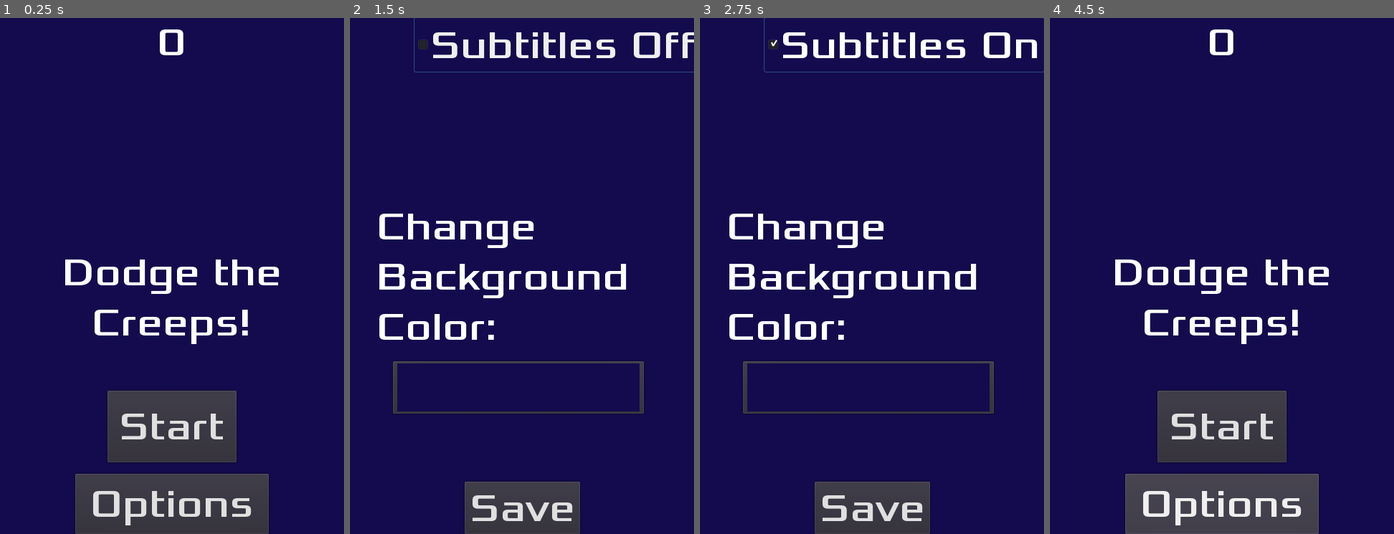
Above: before the commit, frames 1-4 (left to right).
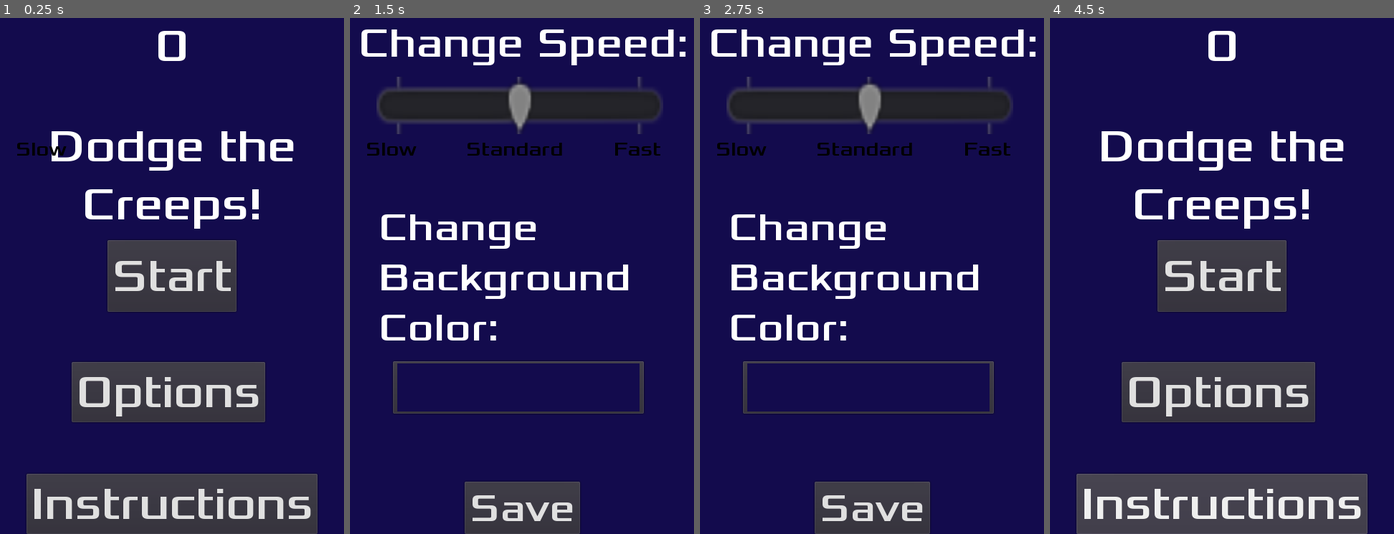
Above: after the commit, the same moments.

Repository: ekkennon/dodge-creeps-2
Game: Godot game, scene res://Main.tscn
Same seed, same stepped clock (60 frames per second), same inputs: the game is played once before the commit and once after it.
Inputs (mouse positions are in pixels of both pictures, inside the frame that each line leads up to):
- Up to frame 1 (0.25 s): no input
- Up to frame 2 (1.5 s): click "Options" at 0.5 s; click (552, 43) at 1.25 s, where only the run before the commit has a clickable "Subtitles On"
- Up to frame 3 (2.75 s): click (906, 43) at 2 s, where only the run before the commit has a clickable "Subtitles Off"
- Up to frame 4 (4.5 s): click (1091, 147) at 2.75 s, where only the run after the commit has a clickable "Slow"; click (1215, 147) at 3.5 s, where only the run after the commit has a clickable "Standard"; click "Save" at 4.25 s

The runs differ from the first frame. In frame 1, 23% of the frame differs, in the area x 5-93%, y 2-100%; in frame 2, 11%; in frame 3, 11%; in frame 4, 23%.

Commit message:
added options and laser
added TODO notes to come back to

Diff:
--- a/Enemy.gd
+++ b/Enemy.gd
@@ -1,5 +1,6 @@
 extends RigidBody2D
 
+# TODO: keep enemies still on the edge, fire 1 laser, then remove
 
 # Declare member variables here. Examples:
 # var a = 2
--- a/HUD.gd
+++ b/HUD.gd
@@ -1,4 +1,7 @@
 extends CanvasLayer
+
+# TODO: add health bar starting at 10 health
+# TODO: health decreases by 1 with each hit by enemy laser
 
 signal start_game
 signal show_options
@@ -8,14 +11,12 @@
 # var a = 2
 # var b = "text"
 var options = {}
-var subtitles_on
 
 # Called when the node enters the scene tree for the first time.
 func _ready():
 	$Options/BackPick.hide()
 	$Options/BackPickLabel.hide()
 	$Options/Save.hide()
-	$Options/SubtitlesOpt.hide()
 
 # Called every frame. 'delta' is the elapsed time since the previous frame.
 #func _process(delta):
@@ -28,8 +29,6 @@
 
 func show_game_over():
 	var end_msg = "Game Over"
-	if !subtitles_on == false:
-		end_msg = "[death sound]\nGame Over"
 
 	show_message(end_msg)
 	yield($MessageTimer, "timeout")  # wait until the MessageTimer has counted down
@@ -39,6 +38,7 @@
 	yield(get_tree().create_timer(1), "timeout")
 	$StartButton.show()
 	$OptionsBtn.show()
+	$InstructionsBtn.show()
 
 func update_score(score):
 	$ScoreLabel.text = str(score)
@@ -49,6 +49,7 @@
 func _on_StartButton_pressed():
 	$StartButton.hide()
 	$OptionsBtn.hide()
+	$InstructionsBtn.hide()
 	emit_signal("start_game")
 
 func _on_Options_pressed():
@@ -56,22 +57,39 @@
 	$OptionsBtn.hide()
 	$Message.hide()
 	$ScoreLabel.hide()
-	$Options/SubtitlesOpt.show()
+	$InstructionsBtn.hide()
 	$Options/BackPickLabel.show()
 	$Options/BackPick.show()
 	$Options/Save.show()
+	$Options/SpeedOpt.show()
+	$Options/SpeedLabel.show()
+	$Options/SpeedMid.show()
+	$Options/SpeedSlow.show()
+	$Options/SpeedFast.show()
 
 func opt_changed_color(color):
 	options["color"] = color
-
-func opt_changed_subtitles(sub_state):
-	subtitles_on = sub_state
 
 func return_to_game():
 	$Message.show()
 	$ScoreLabel.show()
 	$StartButton.show()
 	$OptionsBtn.show()
+	$InstructionsBtn.show()
 
-	if !options.empty():
+	if options.has("color"):
 		emit_signal("options_changed", options)
+	if options.has("speed"):
+		emit_signal("options_changed", options)
+
+func _on_InstructionsBtn_pressed():
+	$StartButton.hide()
+	$OptionsBtn.hide()
+	$Message.hide()
+	$ScoreLabel.hide()
+	$InstructionsBtn.hide()
+	$Instructions/RichTextLabel.show()
+	$Instructions/Return.show()
+
+func opt_changed_speed(speed):
+	options["speed"] = speed
--- a/HUD.tscn
+++ b/HUD.tscn
@@ -1,11 +1,12 @@
-[gd_scene load_steps=7 format=2]
+[gd_scene load_steps=8 format=2]
 
 [ext_resource path="res://dodge_assets/fonts/Xolonium-Regular.ttf" type="DynamicFontData" id=1]
 [ext_resource path="res://HUD.gd" type="Script" id=2]
 [ext_resource path="res://Options.tscn" type="PackedScene" id=3]
+[ext_resource path="res://Instructions.tscn" type="PackedScene" id=4]
 
 [sub_resource type="DynamicFont" id=1]
-size = 55
+size = 64
 font_data = ExtResource( 1 )
 
 [sub_resource type="InputEventAction" id=2]
@@ -31,8 +32,8 @@
 anchor_top = 0.5
 anchor_right = 1.0
 anchor_bottom = 0.5
-margin_top = -39.0
-margin_bottom = 39.0
+margin_top = -220.0
+margin_bottom = -61.0
 custom_fonts/font = SubResource( 1 )
 text = "Dodge the Creeps!"
 align = 1
@@ -43,13 +44,13 @@
 
 [node name="StartButton" type="Button" parent="."]
 anchor_left = 0.5
-anchor_top = 1.0
+anchor_top = 0.5
 anchor_right = 0.5
-anchor_bottom = 1.0
+anchor_bottom = 0.5
 margin_left = -90.0
-margin_top = -200.0
+margin_top = -50.0
 margin_right = 90.0
-margin_bottom = -100.0
+margin_bottom = 50.0
 custom_fonts/font = SubResource( 1 )
 shortcut = SubResource( 3 )
 text = "Start"
@@ -62,13 +63,12 @@
 one_shot = true
 
 [node name="OptionsBtn" type="Button" parent="."]
-anchor_left = 0.5
 anchor_top = 1.0
-anchor_right = 0.5
 anchor_bottom = 1.0
-margin_left = -135.0
-margin_top = -84.0
-margin_right = 135.0
+margin_left = 100.0
+margin_top = -240.0
+margin_right = 370.0
+margin_bottom = -156.0
 custom_fonts/font = SubResource( 1 )
 text = "Options"
 __meta__ = {
@@ -77,9 +77,27 @@
 
 [node name="Options" parent="." instance=ExtResource( 3 )]
 
+[node name="InstructionsBtn" type="Button" parent="."]
+anchor_left = 0.5
+anchor_top = 1.0
+anchor_right = 0.5
+anchor_bottom = 1.0
+margin_left = -203.0
+margin_top = -84.0
+margin_right = 203.0
+custom_fonts/font = SubResource( 1 )
+text = "Instructions"
+__meta__ = {
+"_edit_use_anchors_": false
+}
+
+[node name="Instructions" parent="." instance=ExtResource( 4 )]
+
 [connection signal="pressed" from="StartButton" to="." method="_on_StartButton_pressed"]
 [connection signal="timeout" from="MessageTimer" to="." method="_on_MessageTimer_timeout"]
 [connection signal="pressed" from="OptionsBtn" to="." method="_on_Options_pressed"]
 [connection signal="col_changed" from="Options" to="." method="opt_changed_color"]
 [connection signal="opt_saved" from="Options" to="." method="return_to_game"]
-[connection signal="subtitles_changed" from="Options" to="." method="opt_changed_subtitles"]
+[connection signal="speed_changed" from="Options" to="." method="opt_changed_speed"]
+[connection signal="pressed" from="InstructionsBtn" to="." method="_on_InstructionsBtn_pressed"]
+[connection signal="return_to_game" from="Instructions" to="." method="return_to_game"]
--- /dev/null
+++ b/Instructions.gd
@@ -0,0 +1,23 @@
+extends CanvasLayer
+
+signal return_to_game
+
+# Declare member variables here. Examples:
+# var a = 2
+# var b = "text"
+
+
+# Called when the node enters the scene tree for the first time.
+func _ready():
+	$RichTextLabel.text = "Move out of the way of the enemies. You lose as soon as you are hit. Your score represents how long you lasted before you died."
+
+
+# Called every frame. 'delta' is the elapsed time since the previous frame.
+#func _process(delta):
+#	pass
+
+
+func _on_Return_pressed():
+	$RichTextLabel.hide()
+	$Return.hide()
+	emit_signal("return_to_game")
--- /dev/null
+++ b/Instructions.tscn
@@ -0,0 +1,42 @@
+[gd_scene load_steps=5 format=2]
+
+[ext_resource path="res://Instructions.gd" type="Script" id=1]
+[ext_resource path="res://dodge_assets/fonts/Xolonium-Regular.ttf" type="DynamicFontData" id=2]
+
+[sub_resource type="DynamicFont" id=2]
+size = 50
+font_data = ExtResource( 2 )
+
+[sub_resource type="DynamicFont" id=1]
+size = 64
+font_data = ExtResource( 2 )
+
+[node name="Instructions" type="CanvasLayer"]
+script = ExtResource( 1 )
+
+[node name="RichTextLabel" type="RichTextLabel" parent="."]
+visible = false
+anchor_right = 1.0
+anchor_bottom = 1.0
+margin_bottom = -92.0
+custom_fonts/normal_font = SubResource( 2 )
+__meta__ = {
+"_edit_use_anchors_": false
+}
+
+[node name="Return" type="Button" parent="."]
+visible = false
+anchor_left = 0.5
+anchor_top = 1.0
+anchor_right = 0.5
+anchor_bottom = 1.0
+margin_left = -119.0
+margin_top = -84.0
+margin_right = 119.0
+custom_fonts/font = SubResource( 1 )
+text = "Return"
+__meta__ = {
+"_edit_use_anchors_": false
+}
+
+[connection signal="pressed" from="Return" to="." method="_on_Return_pressed"]
--- a/Laser.gd
+++ b/Laser.gd
@@ -1,5 +1,6 @@
 extends RigidBody2D
 
+# TODO: set this up similar to the enemy scene in version 1
 
 # Declare member variables here. Examples:
 # var a = 2
--- a/Laser.tscn
+++ b/Laser.tscn
@@ -28,7 +28,7 @@
 [node name="AnimatedSprite" type="AnimatedSprite" parent="."]
 scale = Vector2( 0.5, 0.5 )
 frames = SubResource( 1 )
-frame = 2
+frame = 1
 playing = true
 
 [node name="CollisionShape2D" type="CollisionShape2D" parent="."]
--- a/Main.gd
+++ b/Main.gd
@@ -28,7 +28,6 @@
 	$StartTimer.start()
 	$HUD.update_score(score)
 	$HUD.show_message("Get Ready")
-	$Music.play()
 
 func _on_ScoreTimer_timeout():
 	score += 1
@@ -37,6 +36,7 @@
 func _on_StartTimer_timeout():
 	$EnemyTimer.start()
 	$ScoreTimer.start()
+	#$Music.play()
 
 func _on_EnemyTimer_timeout():
 	$EnemyPath/EnemySpawnLocation.offset = randi()  # choose a random location on Path2D (EnemyPath)
@@ -55,3 +55,6 @@
 func new_player_settings(options):
 	if options.has("color"):
 		$Background.color = options["color"]
+	if options.has("speed"):
+		# update laser speed
+		pass
--- a/Options.gd
+++ b/Options.gd
@@ -1,7 +1,11 @@
 extends CanvasLayer
 
+# TODO: add kepmapping options
+# TODO: add option to turn off music
+# TODO: add option to turn off sound effects
+
 signal col_changed(color)
-signal subtitles_changed(sub_state)
+signal speed_changed(speed)
 signal opt_saved
 
 # Declare member variables here. Examples:
@@ -11,24 +15,30 @@
 # Called when the node enters the scene tree for the first time.
 func _ready():
 	# this should default the Color Picker to the current background color
-	$SubtitlesOpt.show()
-	$BackPick.show()
-	$BackPickLabel.show()
+	pass
 
 func _on_ColorPickerButton_color_changed(color):
 	emit_signal("col_changed", color)
 
-func _on_CheckBox_toggled(button_pressed):
-	if button_pressed:
-		$SubtitlesOpt.text = "Subtitles On"
-	else:
-		$SubtitlesOpt.text = "Subtitles Off"
-
-	emit_signal("subtitles_changed", button_pressed)
-
 func _on_Save_pressed():
-	$SubtitlesOpt.hide()
 	$BackPickLabel.hide()
 	$BackPick.hide()
+	$SpeedOpt.hide()
+	$SpeedLabel.hide()
+	$SpeedMid.hide()
+	$SpeedSlow.hide()
+	$SpeedFast.hide()
 	$Save.hide()
 	emit_signal("opt_saved")
+
+func _on_SpeedSlow_pressed():
+	$SpeedOpt.value = 0
+
+func _on_SpeedMid_pressed():
+	$SpeedOpt.value = 1
+
+func _on_SpeedFast_pressed():
+	$SpeedOpt.value = 2
+
+func _on_SpeedOpt_changed():
+	emit_signal("speed_changed", $SpeedOpt.value)
--- a/Options.tscn
+++ b/Options.tscn
@@ -1,7 +1,15 @@
-[gd_scene load_steps=4 format=2]
+[gd_scene load_steps=6 format=2]
 
 [ext_resource path="res://Options.gd" type="Script" id=1]
 [ext_resource path="res://dodge_assets/fonts/Xolonium-Regular.ttf" type="DynamicFontData" id=2]
+
+[sub_resource type="DynamicFont" id=2]
+size = 58
+font_data = ExtResource( 2 )
+
+[sub_resource type="DynamicFont" id=3]
+size = 28
+font_data = ExtResource( 2 )
 
 [sub_resource type="DynamicFont" id=1]
 size = 55
@@ -10,17 +18,85 @@
 [node name="Options" type="CanvasLayer"]
 script = ExtResource( 1 )
 
-[node name="SubtitlesOpt" type="CheckBox" parent="."]
+[node name="SpeedLabel" type="Label" parent="."]
 visible = false
-anchor_left = 1.0
-anchor_right = 1.0
-margin_left = -390.0
-margin_bottom = 75.0
-custom_fonts/font = SubResource( 1 )
-pressed = true
-text = "Subtitles On"
-align = 1
+margin_left = 12.0
+margin_right = 472.0
+margin_bottom = 70.0
+custom_fonts/font = SubResource( 2 )
+text = "Change Speed:"
 __meta__ = {
+"_edit_use_anchors_": false
+}
+
+[node name="SpeedOpt" type="HSlider" parent="."]
+visible = false
+anchor_left = 0.5
+anchor_top = 0.5
+anchor_right = 0.5
+anchor_bottom = 0.5
+margin_left = -203.0
+margin_top = -278.0
+margin_right = -103.0
+margin_bottom = -262.0
+rect_scale = Vector2( 4, 5 )
+hint_tooltip = "Slow, Standard, or Fast"
+max_value = 2.0
+value = 1.0
+tick_count = 3
+ticks_on_borders = true
+__meta__ = {
+"_edit_lock_": true,
+"_edit_use_anchors_": false
+}
+
+[node name="SpeedSlow" type="Button" parent="."]
+anchor_top = -0.000926971
+anchor_bottom = -0.000926971
+margin_left = 16.0
+margin_top = 162.667
+margin_right = 99.0
+margin_bottom = 203.667
+custom_fonts/font = SubResource( 3 )
+custom_colors/font_color = Color( 0, 0, 0, 1 )
+text = "Slow"
+flat = true
+__meta__ = {
+"_edit_lock_": true,
+"_edit_use_anchors_": false
+}
+
+[node name="SpeedMid" type="Button" parent="."]
+visible = false
+anchor_top = -0.000926971
+anchor_bottom = -0.000926971
+margin_left = 156.0
+margin_top = 162.667
+margin_right = 303.0
+margin_bottom = 203.667
+custom_fonts/font = SubResource( 3 )
+custom_colors/font_color = Color( 0, 0, 0, 1 )
+text = "Standard"
+flat = true
+__meta__ = {
+"_edit_lock_": true,
+"_edit_use_anchors_": false
+}
+
+[node name="SpeedFast" type="Button" parent="."]
+visible = false
+anchor_top = -0.000926971
+anchor_bottom = -0.000926971
+margin_left = 360.0
+margin_top = 162.667
+margin_right = 443.0
+margin_bottom = 203.667
+custom_fonts/font = SubResource( 3 )
+custom_colors/font_color = Color( 0, 0, 0, 1 )
+text = "Fast"
+flat = true
+__meta__ = {
+"_edit_lock_": true,
 "_edit_use_anchors_": false
 }
 
@@ -30,10 +106,10 @@
 anchor_top = 0.5
 anchor_right = 0.5
 anchor_bottom = 0.5
-margin_left = -203.0
-margin_top = -103.5
-margin_right = 203.0
-margin_bottom = 103.5
+margin_left = -200.0
+margin_top = -102.5
+margin_right = 206.0
+margin_bottom = 104.5
 custom_fonts/font = SubResource( 1 )
 text = "Change Background Color:"
 autowrap = true
@@ -69,6 +145,9 @@
 "_edit_use_anchors_": false
 }
 
-[connection signal="toggled" from="SubtitlesOpt" to="." method="_on_CheckBox_toggled"]
+[connection signal="changed" from="SpeedOpt" to="." method="_on_SpeedOpt_changed"]
+[connection signal="pressed" from="SpeedSlow" to="." method="_on_SpeedSlow_pressed"]
+[connection signal="pressed" from="SpeedMid" to="." method="_on_SpeedMid_pressed"]
+[connection signal="pressed" from="SpeedFast" to="." method="_on_SpeedFast_pressed"]
 [connection signal="color_changed" from="BackPick" to="." method="_on_ColorPickerButton_color_changed"]
 [connection signal="pressed" from="Save" to="." method="_on_Save_pressed"]
--- a/Player.gd
+++ b/Player.gd
@@ -5,7 +5,7 @@
 # Declare member variables here. Examples:
 # var a = 2
 # var b = "text"
-export var speed = 400  # how fast the player will move (pixels/sec)
+var speed = 400  # how fast the player will move (pixels/sec)
 var screen_size  # size of the game window
 
 # Called when the node enters the scene tree for the first time.
